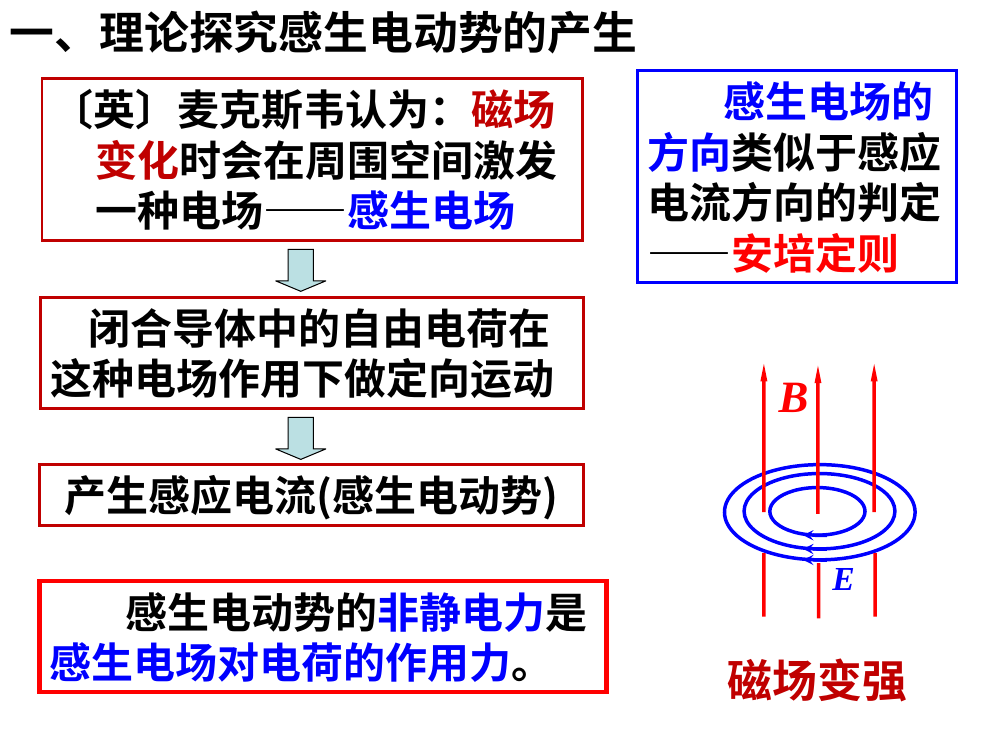
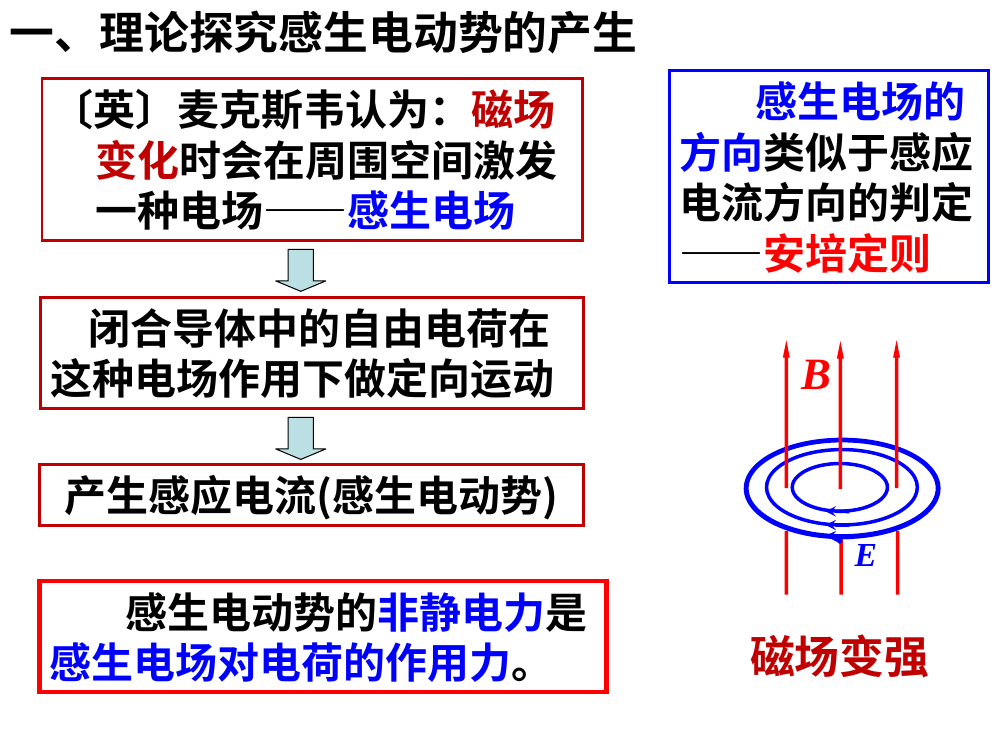
Before and after one commit to saddestboy/wuli2, a slide deck: slide 5 of 4.5 电磁感应现象的两类情况/4.5 电磁感应现象的两类情况.ppt. Drawn at 1008x756 pixels with LibreOffice and Linux fonts; fonts in the diff are those of the drawing; background and template pictures are left out. Boxes give left, top, right and bottom in pixels: in the first picture for what was removed or moved away, otherwise in the second. Text is boxed around its words. In the diff, an @@ line names an element or a change of style, - is before the commit and + after.

```diff
--- a/4.5 电磁感应现象的两类情况/4.5 电磁感应现象的两类情况.ppt
+++ b/4.5 电磁感应现象的两类情况/4.5 电磁感应现象的两类情况.ppt
@@ rectangle "感生电场的方向类似于感应电流方向的判定": place and size @@
-rectangle "感生电场的方向类似于感应电流方向的判定" at bbox=[638, 71, 957, 282]
+rectangle "感生电场的方向类似于感应电流方向的判定" at bbox=[669, 71, 988, 282]
@@ 3 texts, 3 ellipses, 2 arrows: place and size @@
-3 texts, 3 ellipses, 2 arrows at bbox=[725, 364, 915, 702]
+3 texts, 3 ellipses, 2 arrows at bbox=[747, 341, 937, 678]
@@ ellipse added at bbox=[747, 440, 937, 535], fill #FFFFFF, outline #0000FF 4.51 pt @@
@@ text added at bbox=[853, 505, 866, 535], 24 pt, text #0000FF, bold, italic @@
+I
@@ line moved from (764, 553) - (764, 617) to (786, 531) - (786, 595) @@
@@ arrow moved from (827, 535) - (803, 535) to (850, 536) - (826, 536) @@
@@ 2 arrows, 1 line: place and size @@
-2 arrows, 1 line at bbox=[803, 366, 827, 619]
+2 arrows, 1 line at bbox=[826, 341, 850, 595]
@@ arrow moved from (827, 560) - (803, 559) to (850, 511) - (826, 511) @@
@@ arrow added from (853, 537) to (830, 537), #0000FF 2.75 pt @@
@@ line moved from (875, 553) - (875, 617) to (897, 531) - (897, 595) @@
```
Also in this commit, not shown: 4 other slides changed.
